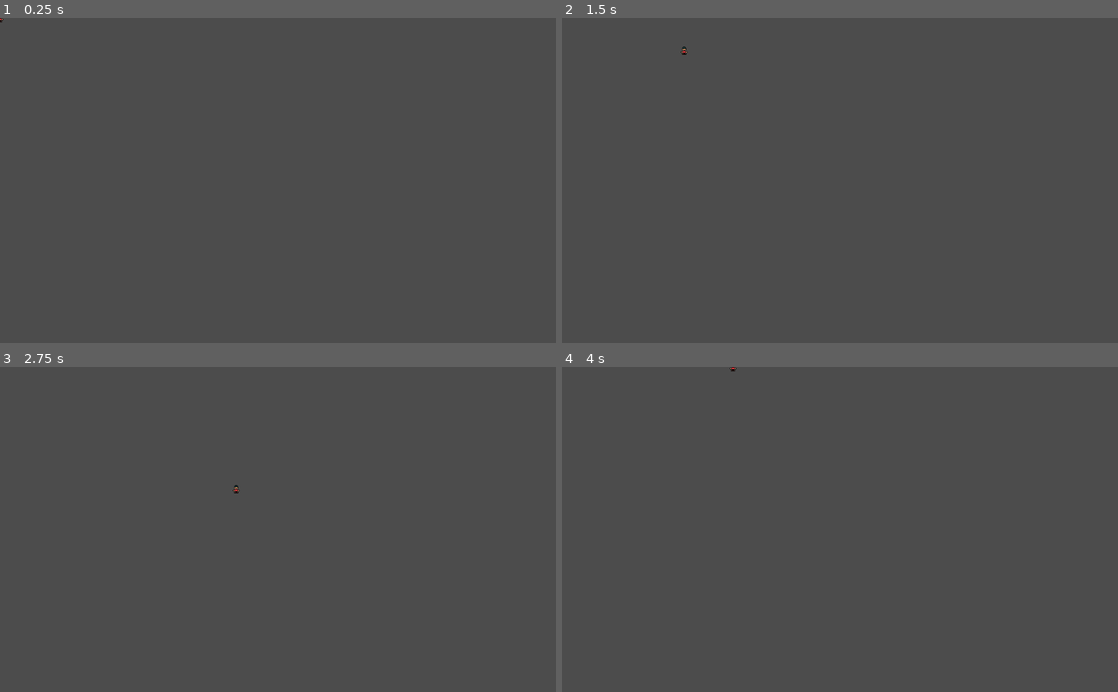
Above: before the commit, frames 1-4 (two rows, left to right).
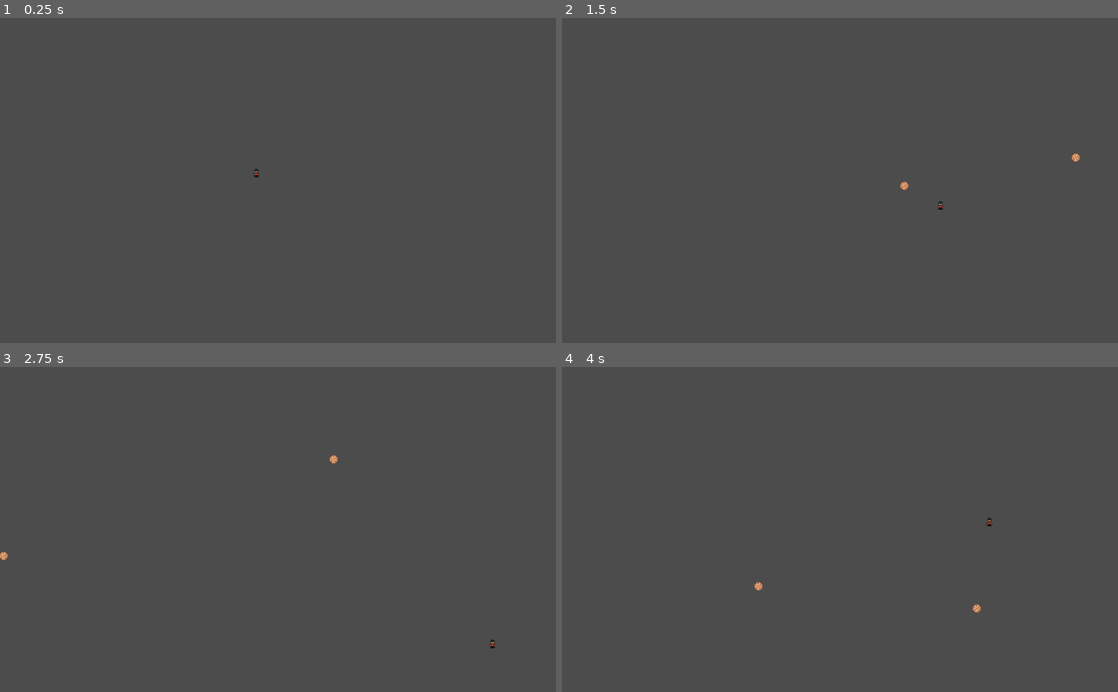
Above: after the commit, the same moments.

Repository: cznrhubarb/feliz-navidead
Game: Godot game, scene res://TestScene.tscn
The game is run twice, just before and just after one commit, with the same random seed, the same clock (stepped at 60 frames per second) and the same inputs.
Inputs (mouse positions are in pixels of both pictures, inside the frame that each line leads up to):
- Up to frame 1 (0.25 s): no input
- Up to frame 2 (1.5 s): tap Enter at 0.5 s; move the mouse to (962, 164) at 0.52 s; press the mouse at (962, 164) at 0.53 s; hold D (move_right) 0.53-1.28 s; move the mouse to (728, 196) at 1.27 s; release the mouse at (728, 196) at 1.28 s; hold S (move_down) from 1.28 s (still down); click (728, 196) at 1.35 s
- Up to frame 3 (2.75 s): move the mouse to (333, 458) at 2.02 s; release S (move_down) at 2.03 s; press the mouse at (333, 458) at 2.03 s; hold D (move_right) from 2.03 s (still down)
- Up to frame 4 (4 s): move the mouse to (812, 594) at 2.77 s; release D (move_right) at 2.78 s; release the mouse at (812, 594) at 2.78 s; hold W (move_up) 2.78-3.53 s; click (812, 594) at 2.85 s; tap Space at 3.5 s; move the mouse to (1006, 578) at 3.52 s; press the mouse at (1006, 578) at 3.53 s; hold A (move_left) from 3.53 s (still down)

The runs differ from the first frame. In frame 1, less than 0.1% of the frame differs, in the area x 0-47%, y 0-49%; in frame 2, 0.1%; in frame 3, 0.1%, in the area x 0-90%, y 27-87%; in frame 4, 0.1%.

Commit message:
Shoot with single click

Diff:
--- a/KinematicBody2D.gd
+++ b/Child.gd
@@ -2,11 +2,6 @@
 
 export var Speed = 300
 
-# Called when the node enters the scene tree for the first time.
-func _ready():
-	pass # Replace with function body.
-
-# Called every frame. 'delta' is the elapsed time since the previous frame.
 func _physics_process(delta):
 	if Input.is_action_pressed("move_right"):
 		position.x += Speed * delta
@@ -17,3 +12,15 @@
 		position.y -= Speed * delta
 	elif Input.is_action_pressed("move_down"):
 		position.y += Speed * delta
+
+func _input(event):
+	if event.is_action_pressed("shoot"):
+		var shoot_direction = (event.position - position).normalized()
+		shoot(shoot_direction)
+
+func shoot(direction):
+	var bullet_scene = load("res://CookieBullet.tscn")
+	var bullet = bullet_scene.instance()
+	bullet.position = position
+	bullet.direction = direction
+	get_owner().add_child(bullet)
--- /dev/null
+++ b/CookieBullet.gd
@@ -0,0 +1,8 @@
+extends KinematicBody2D
+
+export var BulletSpeed = 500
+
+var direction = Vector2()
+
+func _physics_process(delta):
+	move_and_collide(direction * BulletSpeed * delta)
--- /dev/null
+++ b/CookieBullet.tscn
@@ -0,0 +1,13 @@
+[gd_scene load_steps=3 format=2]
+
+[ext_resource path="res://CookieBullet.gd" type="Script" id=1]
+[ext_resource path="res://cookie.png" type="Texture" id=2]
+
+[node name="KinematicBody2D2" type="KinematicBody2D"]
+script = ExtResource( 1 )
+__meta__ = {
+"_edit_group_": true
+}
+
+[node name="Sprite" type="Sprite" parent="."]
+texture = ExtResource( 2 )
--- /dev/null
+++ b/GingerBreadMan.tscn
@@ -0,0 +1,11 @@
+[gd_scene load_steps=2 format=2]
+
+[ext_resource path="res://ginger.png" type="Texture" id=1]
+
+[node name="KinematicBody2D" type="KinematicBody2D"]
+__meta__ = {
+"_edit_group_": true
+}
+
+[node name="Sprite" type="Sprite" parent="."]
+texture = ExtResource( 1 )
--- /dev/null
+++ b/GingerFactory.gd
@@ -0,0 +1,10 @@
+extends Node
+
+func _ready():
+	var scene_size = get_viewport().size
+	var ginger_scene = load("res://GingerBreadMan.tscn")
+	for i in range(20):
+		var ginger = ginger_scene.instance()
+		ginger.position = Vector2(rand_range(0, scene_size.x), rand_range(0, scene_size.y))
+		print(ginger.position)
+		get_owner().add_child(ginger)
--- a/TestScene.tscn
+++ b/TestScene.tscn
@@ -1,15 +1,20 @@
-[gd_scene load_steps=3 format=2]
+[gd_scene load_steps=4 format=2]
 
-[ext_resource path="res://KinematicBody2D.gd" type="Script" id=1]
-[ext_resource path="res://image0.png" type="Texture" id=2]
+[ext_resource path="res://Child.gd" type="Script" id=1]
+[ext_resource path="res://child.png" type="Texture" id=2]
+[ext_resource path="res://GingerFactory.gd" type="Script" id=3]
 
 [node name="TestScene" type="Node2D"]
 
-[node name="KinematicBody2D" type="KinematicBody2D" parent="."]
+[node name="Child" type="KinematicBody2D" parent="."]
+position = Vector2( 472.051, 285.679 )
 script = ExtResource( 1 )
 __meta__ = {
 "_edit_group_": true
 }
 
-[node name="Sprite" type="Sprite" parent="KinematicBody2D"]
+[node name="Sprite" type="Sprite" parent="Child"]
 texture = ExtResource( 2 )
+
+[node name="GingerFactory" type="Node" parent="."]
+script = ExtResource( 3 )
--- a/project.godot
+++ b/project.godot
@@ -17,7 +17,6 @@
 
 config/name="santaria"
 run/main_scene="res://TestScene.tscn"
-config/icon="res://icon.png"
 
 [input]
 
@@ -41,6 +40,11 @@
 "events": [ Object(InputEventKey,"resource_local_to_scene":false,"resource_name":"","device":0,"alt":false,"shift":false,"control":false,"meta":false,"command":false,"pressed":false,"scancode":65,"unicode":0,"echo":false,"script":null)
  ]
 }
+shoot={
+"deadzone": 0.5,
+"events": [ Object(InputEventMouseButton,"resource_local_to_scene":false,"resource_name":"","device":0,"alt":false,"shift":false,"control":false,"meta":false,"command":false,"button_mask":0,"position":Vector2( 0, 0 ),"global_position":Vector2( 0, 0 ),"factor":1.0,"button_index":1,"pressed":false,"doubleclick":false,"script":null)
+ ]
+}
 
 [rendering]
 
Binary file added: cane.png
Not shown, changed: cane.png.import
Renamed: image0.png -> child.png
Not shown, changed: child.png.import
Binary file added: cookie.png
Not shown, added: cookie.png.import
Binary file added: ginger.png
Not shown, added: ginger.png.import
Binary file removed: icon.png
